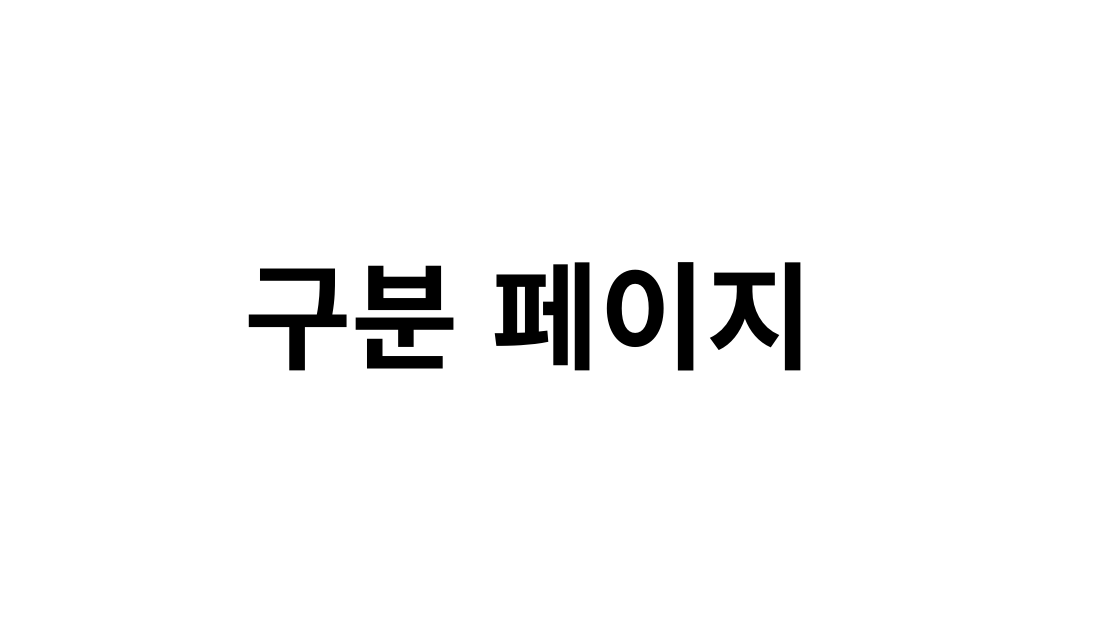
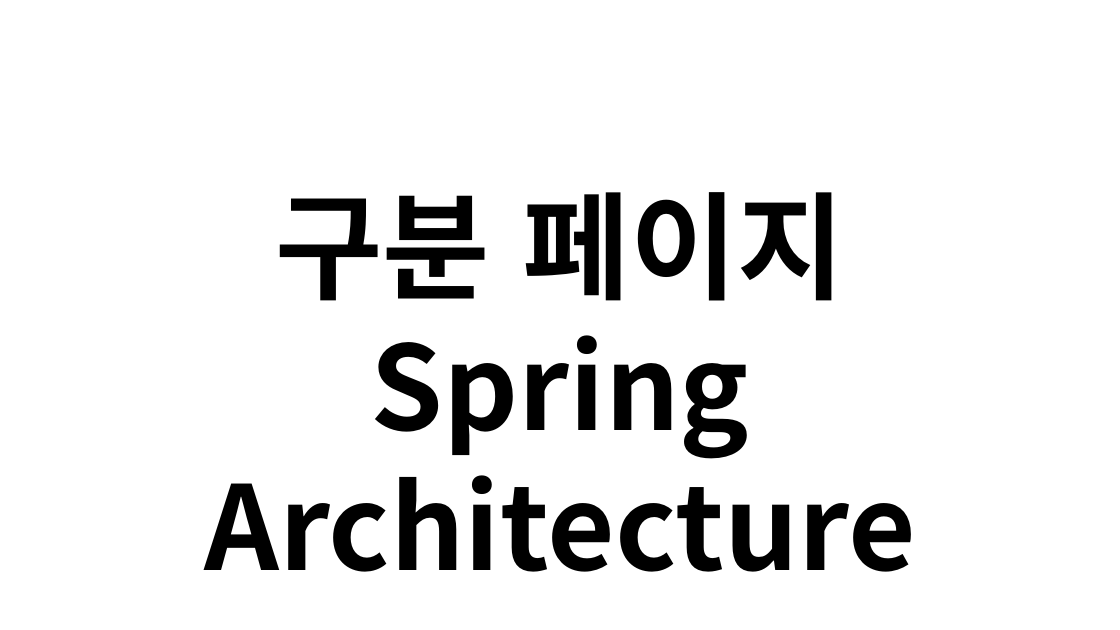
Before and after one commit to JoSihun/CGVR_Lab, a slide deck: slide 49 of documents/01_프로젝트_개발계획.pptx (slide 47 before the commit). Drawn at 1120x630 pixels with LibreOffice and Linux fonts; fonts in the diff are those of the drawing. Boxes give left, top, right and bottom in pixels: in the first picture for what was removed or moved away, otherwise in the second. Text is boxed around its words. In the diff, an @@ line names an element or a change of style, - is before the commit and + after.

```diff
--- a/documents/01_프로젝트_개발계획.pptx
+++ b/documents/01_프로젝트_개발계획.pptx
@@ text "구분 페이지": place and size @@
-text "구분 페이지" at [245, 262, 814, 371]
+text "구분 페이지" at [205, 192, 916, 572]
@@ text at [275, 192, 845, 301]: alignment left to centre @@
@@ text at [205, 335, 916, 572]: paragraph added @@
+Spring Architecture
```
Also in this commit, not shown: 7 other slides changed, 4 slides added, 1 slide removed, 5 other files.
